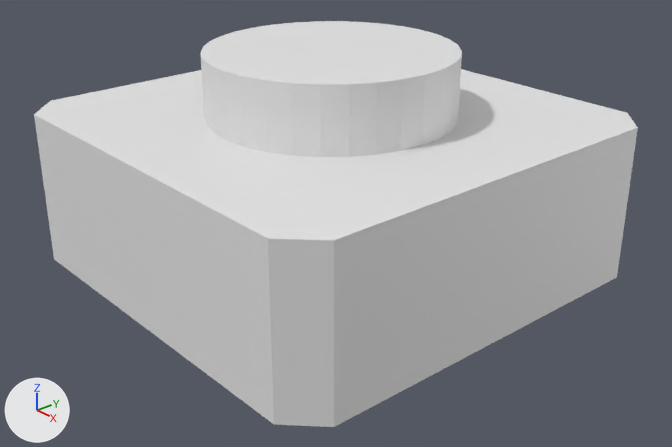
The Blender file kicad/beat707/button.blend, before and after one commit.
Before and after are seen from a 50 mm lens placed at (18.05, -15.53, 9.68), pointed at (0.62, -0.38, -0.74). Arrows for +X, +Y and +Z are at lower left; the lights stay in place.

The scene before the commit, as lines of its bpy script (objects in view):
```python
me_cube_002 = bpy.data.meshes.new('Cube.002')
me_cube_002.from_pydata(...)  # 16 vertices, 10 faces; spans x -6.0..6.0, y -6.0..6.0, z -6.0..6.0
me_cylinder_001 = bpy.data.meshes.new('Cylinder.001')
me_cylinder_001.from_pydata(...)  # a 32-sided cylinder along z spanning x -3.35..3.35, y -3.35..3.35, z -1.0..1.0
ob_cube = bpy.data.objects.new('Cube', me_cube_002)
ob_cube.location = (0.0, 0.0, 0.0)
ob_cube.scale = (1.0, 1.0, 0.357)
ob_cylinder = bpy.data.objects.new('Cylinder', me_cylinder_001)
ob_cylinder.location = (0.0, 0.0, 2.88)
```
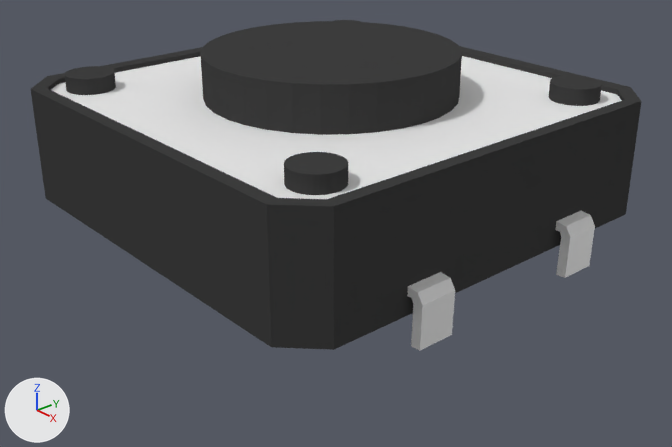
The newer file is also rescaled (x0.394), turned or shifted as a whole; pictures and numbers use the older file's frame.

Changed parts and their boxes (x1, y1, x2, y2) in the pictures (672 x 447 px):
```json
{"object": "Cube", "change": "reshaped", "before": [34, 69, 638, 427], "after": [31, 46, 641, 350], "on screen": "15% shorter"}
{"object": "Cylinder", "change": "recoloured", "before": [200, 21, 462, 157], "after": [200, 21, 462, 157], "on screen": "white to black"}
{"object": "Cube.001", "change": "added", "after": [407, 272, 455, 351]}
{"object": "Cylinder.003", "change": "added", "after": [284, 152, 348, 195], "on screen": "black"}
{"object": "Cube.004", "change": "added", "after": [556, 211, 595, 278]}
{"object": "Cylinder.004", "change": "added", "after": [549, 76, 602, 106], "on screen": "black"}
{"object": "Cylinder.002", "change": "added", "after": [64, 66, 116, 95], "on screen": "black"}
```

Scene script edits in JSON lines:
```json
{"op": "add", "block": "mat_material_001", "code": ["mat_material_001 = diffuse_material('Material.001')", "mat_material_001.base_color = (0.0495, 0.0495, 0.0495)  # black #3f3f3f"]}
{"op": "add", "block": "mat_material_002", "code": ["mat_material_002 = diffuse_material('Material.002')", "mat_material_002.base_color = (0.8, 0.8, 0.8)  # white #e7e7e7"]}
{"block": "me_cube_002", "where": "# used by ob_cube; location = (0.0, 0.0, 0.0); scale = (1.0, 1.0, 0.357)"}
{"op": "remove", "block": "me_cube_002", "code": "me_cube_002.from_pydata(...)  # 16 vertices, 10 faces; spans x -6.0..6.0, y -6.0..6.0, z -6.0..6.0"}
{"op": "add", "block": "me_cube_002", "code": "me_cube_002.from_pydata(...)  # 32 vertices, 26 faces; spans x -6.0..6.0, y -6.0..6.0, z -0.74..7.96"}
{"block": "me_cube_002", "change": "me_cube_002 part 1: the whole mesh is rebuilt"}
{"op": "add", "block": "me_cube_002", "code": "me_cube_002.materials.append(mat_material_001)  # black #3f3f3f"}
{"op": "add", "block": "me_cube_002", "code": "me_cube_002.materials.append(mat_material_002)  # white #e7e7e7"}
{"block": "me_cylinder_001", "where": "me_cylinder_001.from_pydata(...)  # 64 vertices, 34 faces; spans x -3.35..3.35, y -3.35..3.35, z -1.0..1.0"}
{"op": "add", "block": "me_cylinder_001", "code": "me_cylinder_001.materials.append(mat_material_001)  # black #3f3f3f"}
{"op": "add", "block": "me_cylinder_004", "code": ["me_cylinder_004 = bpy.data.meshes.new('Cylinder.004')", "me_cylinder_004.from_pydata(...)  # a 32-sided cylinder along z spanning x -1.0..1.0, y -1.0..1.0, z -1.0..1.0", "me_cylinder_004.materials.append(mat_material_001)  # black #3f3f3f"]}
{"op": "add", "block": "me_cube_012", "code": ["me_cube_012 = bpy.data.meshes.new('Cube.012')", "me_cube_012.from_pydata(...)  # 20 vertices, 14 faces; spans x -1.4..0.2, y -1.62..0.26, z -0.23..0.21"]}
{"op": "add", "block": "ob_cylinder_004", "code": ["ob_cylinder_004 = bpy.data.objects.new('Cylinder.004', me_cylinder_004)", "ob_cylinder_004.location = (4.47, 4.44, 2.81)", "ob_cylinder_004.scale = (0.646, 0.646, 0.312)"]}
{"op": "add", "block": "ob_cylinder_003", "code": ["ob_cylinder_003 = bpy.data.objects.new('Cylinder.003', me_cylinder_004.copy())", "ob_cylinder_003.location = (4.61, -4.37, 2.81)", "ob_cylinder_003.scale = (0.646, 0.646, 0.312)"]}
{"op": "add", "block": "ob_cylinder_002", "code": ["ob_cylinder_002 = bpy.data.objects.new('Cylinder.002', me_cylinder_004.copy())", "ob_cylinder_002.location = (-4.6, -4.54, 2.81)", "ob_cylinder_002.scale = (0.646, 0.646, 0.312)"]}
{"op": "add", "block": "ob_cube_004", "code": ["ob_cube_004 = bpy.data.objects.new('Cube.004', me_cube_012)", "ob_cube_004.location = (6.01, 2.46, 0.36)", "ob_cube_004.rotation_euler = (-1.571, -2.671, 0.0)  # degrees (-90, -153, 0)", "ob_cube_004.scale = (0.679, 0.677, 2.54)"]}
{"op": "add", "block": "ob_cube_001", "code": ["ob_cube_001 = bpy.data.objects.new('Cube.001', me_cube_012.copy())", "ob_cube_001.location = (6.01, -2.61, 0.36)", "ob_cube_001.rotation_euler = (-1.571, -2.671, 0.0)  # degrees (-90, -153, 0)", "ob_cube_001.scale = (0.679, 0.677, 2.54)"]}
```
